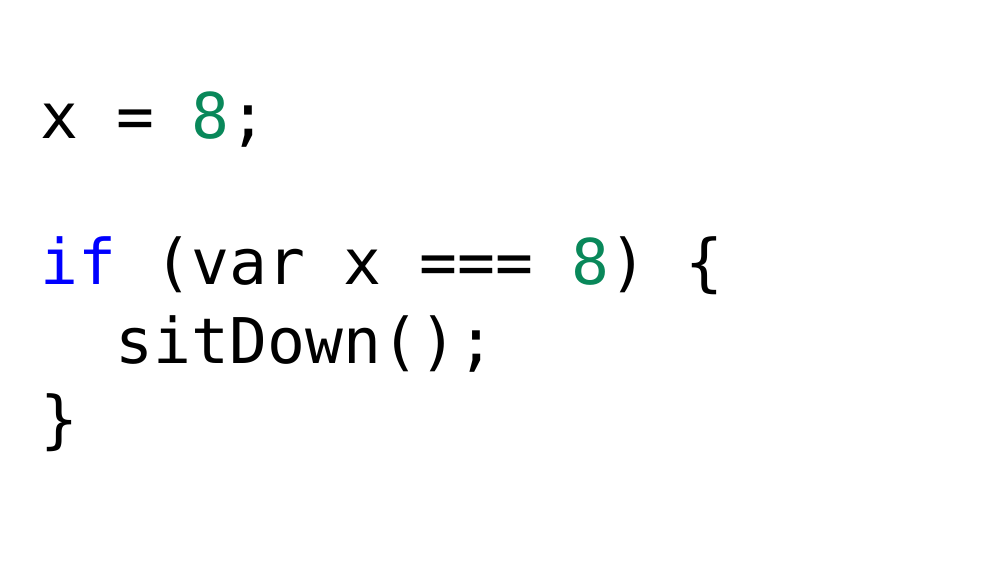
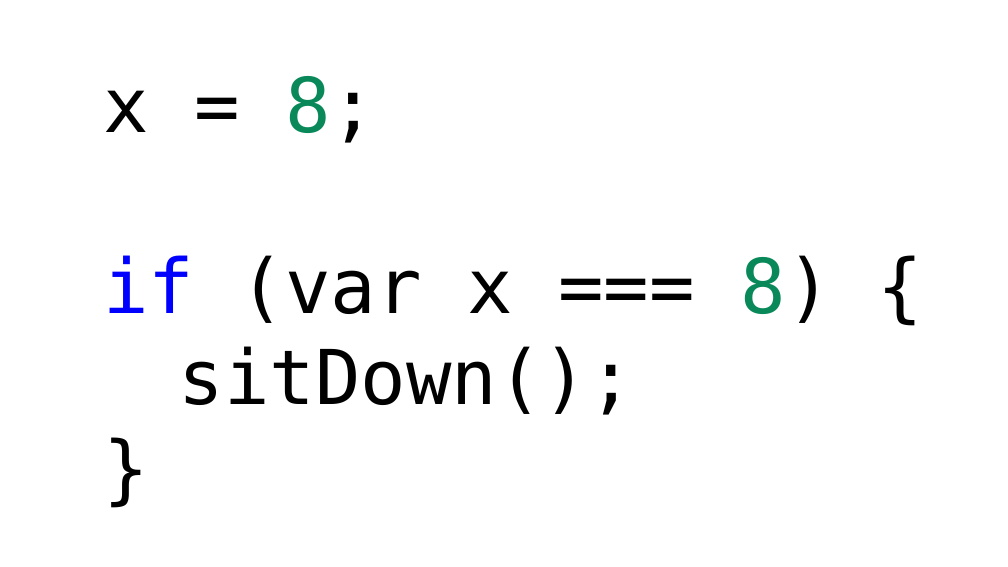
Before and after one commit to hytechclub/web-102, a slide deck: slide 14 of Week05/BeTheComputer.pptx. Drawn at 1008x567 pixels with LibreOffice and Linux fonts; fonts in the diff are those of the drawing; background and template pictures are left out. Boxes give left, top, right and bottom in pixels: in the first picture for what was removed or moved away, otherwise in the second. Text is boxed around its words. In the diff, an @@ line names an element or a change of style, - is before the commit and + after.

```diff
--- a/Week05/BeTheComputer.pptx
+++ b/Week05/BeTheComputer.pptx
@@ text "x = 8;": place and size @@
-text "x = 8;" at box(40, 91, 647, 372)
+text "x = 8;" at box(103, 76, 832, 415)
@@ text "x = 8;" at box(103, 76, 832, 415): size 60 to 72 pt; line spacing 0.9 to 1; less space between paragraphs; vertical alignment top to middle @@
```
Also in this commit, not shown: 17 other slides changed, 1 slide added, 1 slide removed, 4 other files.
